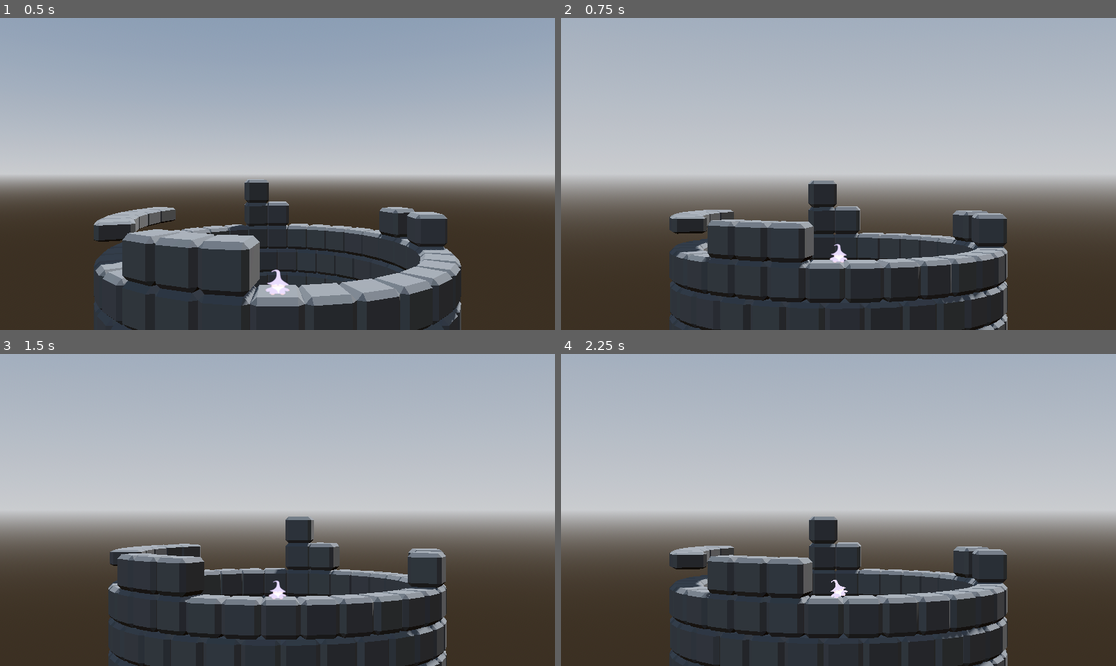
Above: before the commit, frames 1-4 (two rows, left to right).
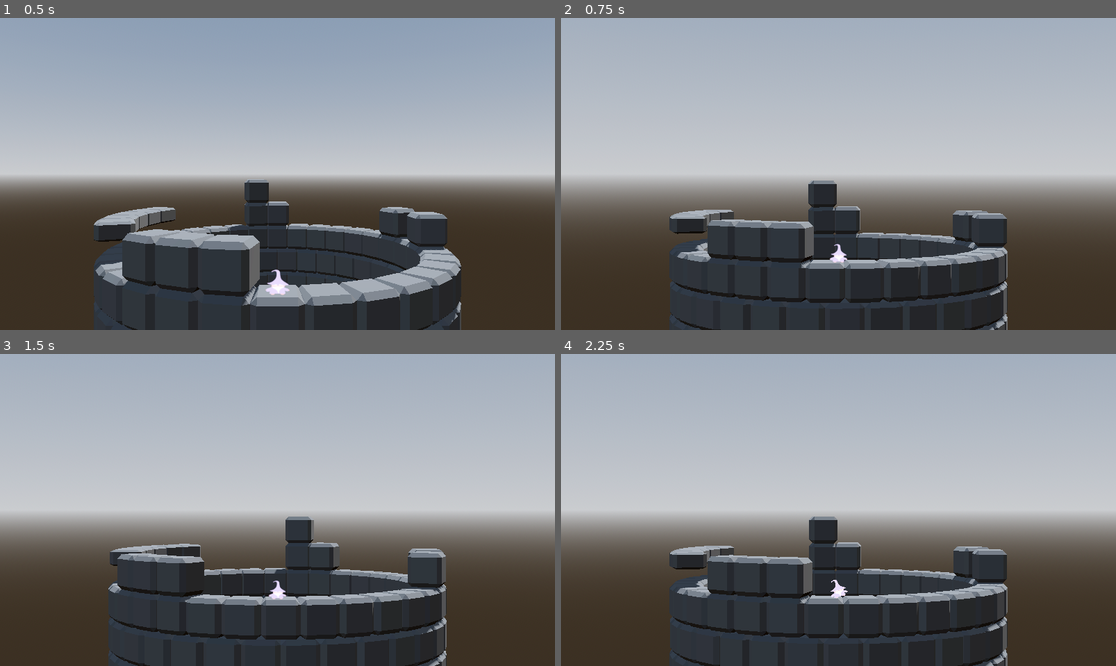
Above: after the commit, the same moments.

Repository: fennylol/cycloparallax
Game: Godot game, scene res://1_Tower/TheTower.tscn
The game is run twice, just before and just after one commit, with the same random seed, the same clock (stepped at 60 frames per second) and the same inputs.
Inputs:
- Up to frame 1 (0.5 s): no input
- Up to frame 2 (0.75 s): tap Enter at 0.5 s; hold D (right) from 0.53 s (still down); tap Shift (perspective_spell) at 0.6 s
- Up to frame 3 (1.5 s): tap Space (jump) at 0.77 s; release D (right) at 1.28 s; hold A (left) from 1.28 s (still down); tap Shift (perspective_spell) at 1.35 s
- Up to frame 4 (2.25 s): tap Space (jump) at 1.52 s; release A (left) at 2.03 s; hold D (right) from 2.03 s (still down); tap Shift (perspective_spell) at 2.1 s

Frame 1 is identical in both runs. In frame 2, 0.2% of the frame differs, in the area x 20-80%, y 60-100%; in frame 3, 0.1%; in frame 4, 0.2%.

Commit message:
camera will not be blocked by objects

Diff:
--- a/1_Tower/TheTower.tscn
+++ b/1_Tower/TheTower.tscn
@@ -95,7 +95,7 @@
 [node name="StoneBlock" parent="BlocksSpinnyBit/8" unique_id=1854891671 instance=ExtResource("3_uxme6")]
 transform = Transform3D(1, 0, 0, 0, 1, 0, 0, 0, 1, 0, 0, 4.75)
 
-[node name="StoneBlock2" parent="BlocksSpinnyBit/8" unique_id=1873968233 instance=ExtResource("3_uxme6")]
+[node name="StoneBlock2" parent="BlocksSpinnyBit/8" unique_id=1372797759 instance=ExtResource("3_uxme6")]
 transform = Transform3D(1, 0, 0, 0, 1, 0, 0, 0, 1, 0, 1, 4.75)
 
 [node name="9" type="Node3D" parent="BlocksSpinnyBit" unique_id=534148188]
@@ -280,3 +280,6 @@
 
 [node name="TowerRing" parent="BlocksSpinnyBit/TowerRing/TowerRing" unique_id=2106717333 instance=ExtResource("4_7a4fr")]
 transform = Transform3D(0.9952274, 0, 0.0975829, 0, 1, 0, -0.0975829, 0, 0.9952274, 0, -1, 0)
+
+[node name="StoneBlock" parent="BlocksSpinnyBit" unique_id=1873968233 instance=ExtResource("3_uxme6")]
+transform = Transform3D(4.27, 0, 0, 0, 4.27, 0, 0, 0, 4.27, 1.698191, 3.2751627, 24.701921)
--- a/3_Wizard/TheWizard.tscn
+++ b/3_Wizard/TheWizard.tscn
@@ -20,6 +20,7 @@
 texture = ExtResource("1_4ob3o")
 
 [node name="Mouth" type="AudioStreamPlayer3D" parent="." unique_id=1287839724]
+volume_db = -20.0
 
 [node name="CollisionShape" type="CollisionShape3D" parent="." unique_id=1650091519]
 transform = Transform3D(1, 0, 0, 0, 1, 0, 0, 0, 1, 0, 0.235, 0)
--- a/3_Wizard/the_wizard.gd
+++ b/3_Wizard/the_wizard.gd
@@ -3,13 +3,13 @@
 # ========= #
 # constants #
 # ========= #
-var WALK_TIME  : float = 0.25
-var WALK_ACCEL : float = 10.0
-var WALK_SPEED : float = 0.60
-var COYOTE_TIME: float = 0.15
-var JUMP_SPEED : float = 3.0
-var JUMP_TIME  : float = 0.225
-var GRAVITY    : float = 20.0
+const WALK_TIME  : float = 0.25
+const WALK_ACCEL : float = 10.0
+const WALK_SPEED : float = 0.60
+const COYOTE_TIME: float = 0.15
+const JUMP_SPEED : float = 3.0
+const JUMP_TIME  : float = 0.225
+const GRAVITY    : float = 20.0
 const Sprites: Array[Texture] = [
 	preload("res://3_Wizard/sprites/Perilacks.png"),
 	preload("res://3_Wizard/sprites/Perilacks_cw.png"),
--- a/5_DollyCam/dolly_camera.gd
+++ b/5_DollyCam/dolly_camera.gd
@@ -13,3 +13,5 @@
 
 	var fov_ratio = tan(deg_to_rad(StartFov/2.0)) / tan(deg_to_rad(fov/2.0))
 	position.z = StartZ*fov_ratio
+
+	near = position.z - (StartZ - 0.05)
